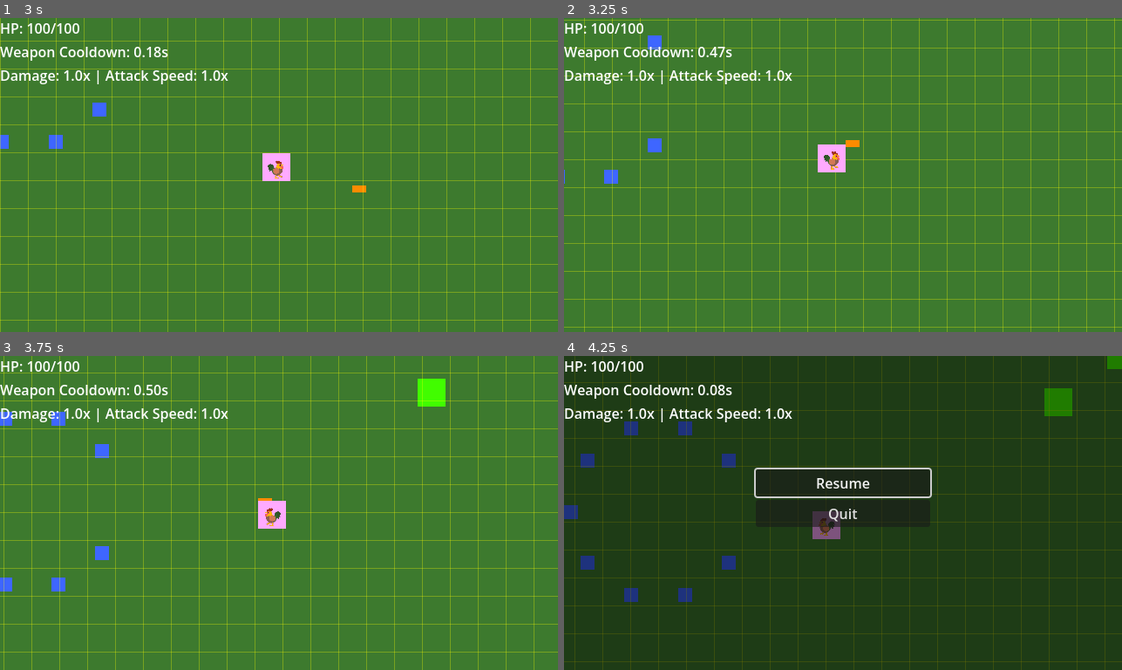
Above: before the commit, frames 1-4 (two rows, left to right).
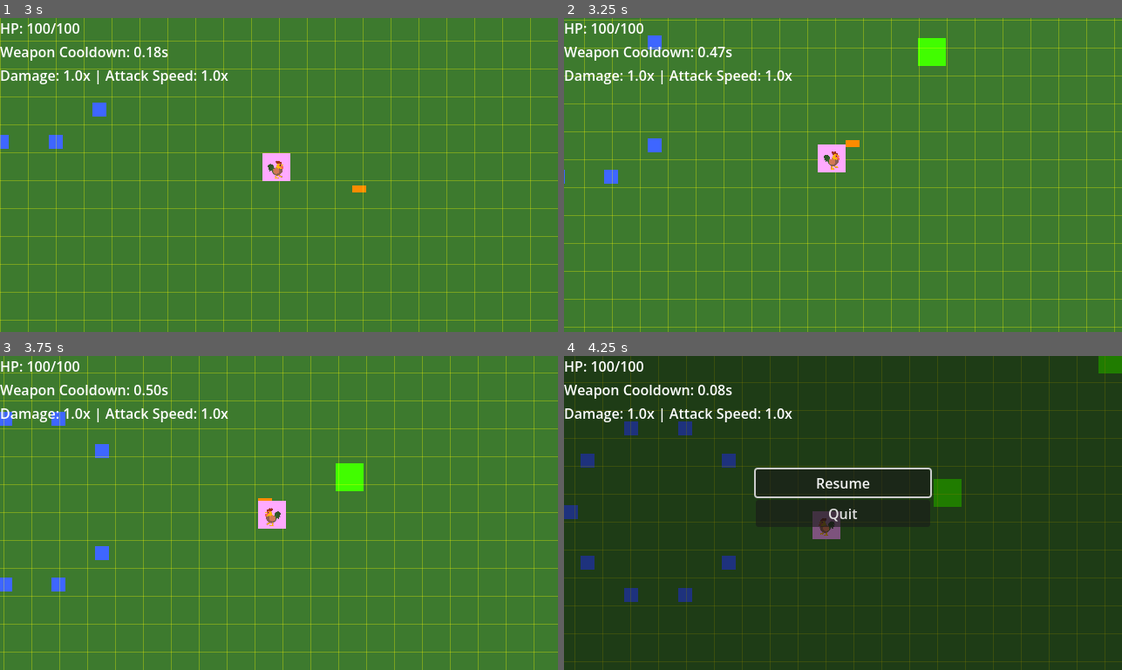
Above: after the commit, the same moments.

Repository: thejoshyee/sarimanok-game
Game: Godot game, scene res://main.tscn
The game is run twice, just before and just after one commit, with the same random seed, the same clock (stepped at 60 frames per second) and the same inputs.
Inputs:
- Up to frame 1 (3 s): tap Enter (ui_accept) at 0.5, 0.77, 1.52 s; hold Right (move_right) 0.53-1.28 s; hold 1 0.53-1.28 s; hold S (move_down) 1.28-2.03 s; tap 2 at 1.35 s; hold Right (move_right) 2.03-2.78 s; hold 3 2.03-2.78 s; hold Up (move_up) from 2.78 s (still down); tap R at 2.85 s
- Up to frame 2 (3.25 s): keep holding Up (move_up); tap Enter (ui_accept) at 3.02 s
- Up to frame 3 (3.75 s): release Up (move_up) at 3.53 s; hold A (move_left) from 3.53 s (still down); tap P at 3.6 s
- Up to frame 4 (4.25 s): keep holding A (move_left); tap Enter (ui_accept) at 3.77 s; tap Escape (pause) at 4.15 s

Frame 1 is identical in both runs. In frame 2, 0.4% of the frame differs, in the area x 63-69%, y 6-16%; in frame 3, 0.9%; in frame 4, 1.0%, in the area x 66-100%, y 0-49%.
Error before the commit: Invalid access to property or key 'active_debuffs' on a base object of type 'null instance'. (res://scripts/enemies/enemy_duwende.gd:123)

Commit message:
feat(level-up): hook dynamic weapon choices to UI; fix DebuffHandler crash

Diff:
--- a/game/scripts/core/main.gd
+++ b/game/scripts/core/main.gd
@@ -50,6 +50,11 @@
 	$Camera2D.position_smoothing_speed = 5.0
 
 	ProgressionManager.level_up.connect(level_up_panel.show_level_up)
+
+	# Give level_up_panel access to weapon_manager for dynamic choices
+	level_up_panel.weapon_manager = $Player/WeaponManager
+
+
 
 
 func _draw(show_debug_grid: bool = true):
--- a/game/scripts/enemies/enemy_duwende.gd
+++ b/game/scripts/enemies/enemy_duwende.gd
@@ -34,12 +34,15 @@
 
 # Forward debuff application to the DebuffHandler child node
 func apply_debuff(debuff_type: String, strength: float, duration: float) -> void:
-	$DebuffHandler.apply_debuff(debuff_type, strength, duration)
+	if has_node("DebuffHandler"):
+		$DebuffHandler.apply_debuff(debuff_type, strength, duration)
 
 
 # Expose slow factor so movement code can use it
 func get_total_slow_factor() -> float:
-	return $DebuffHandler.get_total_slow_factor()
+	if has_node("DebuffHandler"):
+		return $DebuffHandler.get_total_slow_factor()
+	return 1.0  # No slow if no handler
 
 
 
@@ -115,12 +118,12 @@
 
 
 func reset_state() -> void:
-	# Reset velocity when recycled from pool
 	velocity = Vector2.ZERO
-	# Reset HP to base value (initialize_stats will scale it after)
 	current_hp = base_max_hp
-	# Reset debuffs
-	$DebuffHandler.active_debuffs.clear()
+	# Reset debuffs (if DebuffHandler exists)
+	if has_node("DebuffHandler"):
+		$DebuffHandler.active_debuffs.clear()
+
 
 
 func _physics_process(_delta: float) -> void:
--- a/game/scripts/ui/level_up_panel.gd
+++ b/game/scripts/ui/level_up_panel.gd
@@ -4,6 +4,11 @@
 
 @onready var player: CharacterBody2D = get_tree().get_first_node_in_group("player")
 @onready var progression: Progression = ProgressionManager
+
+var weapon_manager: Node = null
+
+# Store the current choices so _on_option_selected can use them
+var current_choices: Array = []
 
 func _ready() -> void:
 	# Start hidden - only show when level-up occurs
@@ -16,37 +21,59 @@
 
 
 func show_level_up(_new_level: int) -> void:
+	# Generate dynamic weapon choices from WeaponDatabase
+	current_choices = WeaponDatabase.get_level_up_choices(weapon_manager)
+
+	# Update button labels to show weapon choices
+	var buttons = [
+		$VBoxContainer/UpgradeOption1,
+		$VBoxContainer/UpgradeOption2,
+		$VBoxContainer/UpgradeOption3
+	]
+
+	for i in range(3):
+		if i < current_choices.size():
+			var choice = current_choices[i]
+			# Show "NEW: Weapon Name" or "UP: Weapon Name Lv X→Y"
+			if choice.type == "new":
+				buttons[i].text = "NEW: " + choice.weapon_data.display_name
+			else:
+				var current_lvl = weapon_manager.get_weapon_by_id(choice.weapon_data.id).level
+				buttons[i].text = "UP: " + choice.weapon_data.display_name + " Lv" + str(current_lvl) + "→" + str(current_lvl + 1)
+			buttons[i].visible = true
+		else:
+			# Hide button if fewer than 3 choices available
+			buttons[i].visible = false
+
 	# Pause the game and show the panel
 	get_tree().paused = true
 	visible = true
 
-	# focus the first button for keyboard/controller navigation
-	$VBoxContainer/UpgradeOption1.grab_focus()
+	# Focus first visible button
+	if current_choices.size() > 0:
+		buttons[0].grab_focus()
 
 
 func _on_option_selected(option_number: int) -> void:
-	# apply the upgrade  based on option selected
-	match option_number:
-		1: # Increase Move Speed
-			player.stats.move_speed *= 1.1
-			print("Applied +10% Move Speed at level ", progression.current_level,
-			" (New speed: ", player.stats.move_speed, ")")
+	# option_number is 1-based, array is 0-based
+	var index = option_number - 1
+	if index >= current_choices.size():
+		return
 
-		2: # Increase Max HP
-			player.stats.max_hp += 10
-			player.current_hp += 10 # Also heal the player by 10
-			print("Applied +10 Max HP at level ", progression.current_level,
-			" (New max HP: ", player.stats.max_hp, ")")
+	var choice = current_choices[index]
 
-		3: # Increase Damage +1
-			player.stats.damage_multiplier += 0.1 # +10% damage = +0.1 multiplier
-			print("Applied +10% Weapon Damage at level ", progression.current_level,
-			" (New damage: ", player.stats.damage_multiplier, ")")
+	if choice.type == "new":
+		# Add new weapon to player's arsenal
+		weapon_manager.add_weapon(choice.weapon_data)
+		print("Added new weapon: ", choice.weapon_data.display_name)
+	else:
+		# Upgrade existing weapon
+		weapon_manager.upgrade_weapon(choice.weapon_data.id)
+		print("Upgraded weapon: ", choice.weapon_data.display_name)
 
-	# Emit signal for future weapon/passive system integration
-	var upgrade_names = ["move_speed", "max_hp", "damage"]
-	upgrade_selected.emit(upgrade_names[option_number - 1], progression.current_level)
+	# Emit signal for any listeners
+	upgrade_selected.emit(choice.type, progression.current_level)
 
-	# Hide panel and unpause the game
+	# Hide panel and unpause
 	visible = false
 	get_tree().paused = false
--- a/game/weapons/scripts/weapon_database.gd
+++ b/game/weapons/scripts/weapon_database.gd
@@ -75,7 +75,7 @@
 		pool.append({ "type": "upgrade", "weapon_data": data })
 
 	# Shuffle and pick up to 'count' choices
-    # TODO (Update 2): Add weighted selection when weapon pool grows beyond 6
+	# TODO (Update 2): Add weighted selection when weapon pool grows beyond 6
 	pool.shuffle()
 	for i in range(mini(count, pool.size())):
 		choices.append(pool[i])
Not shown, changed: .taskmaster/tasks/tasks.json
